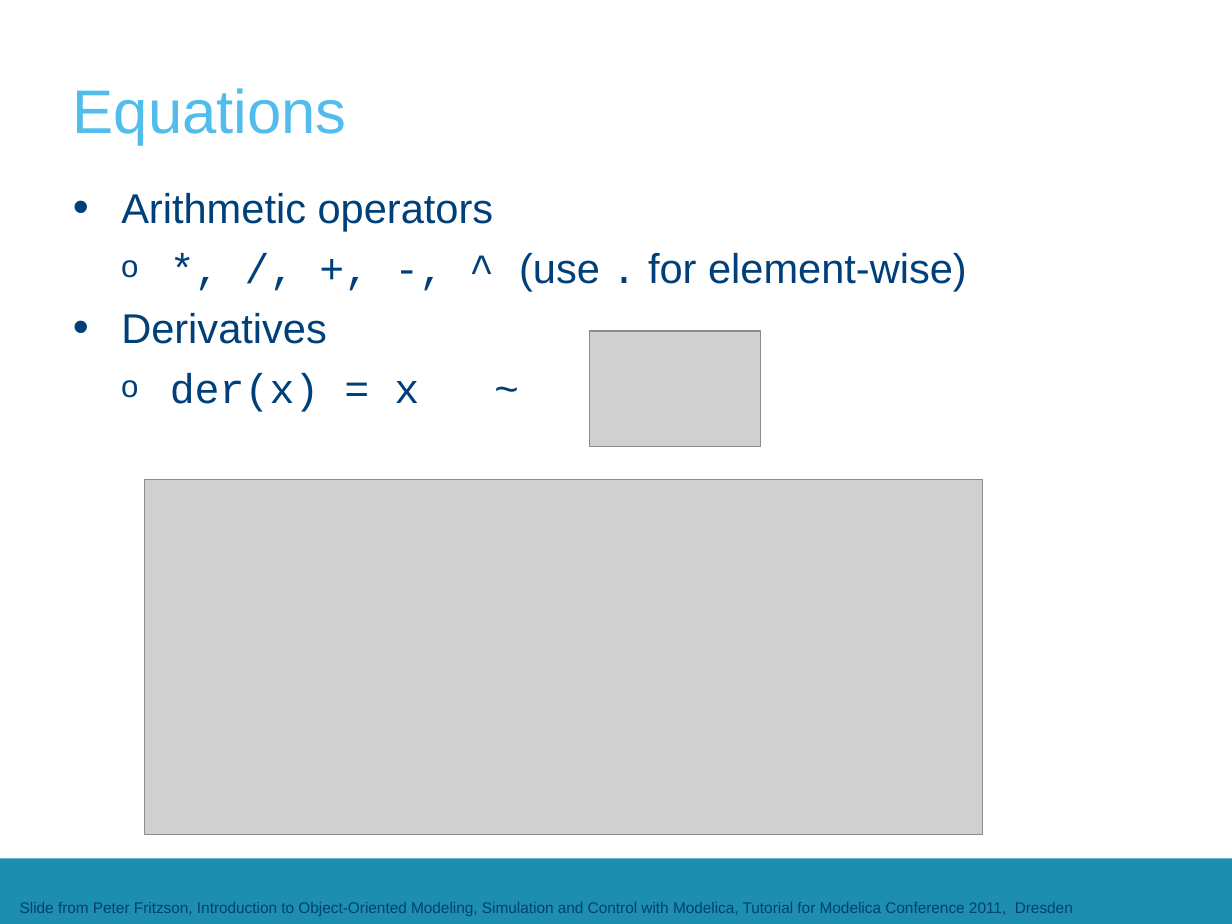
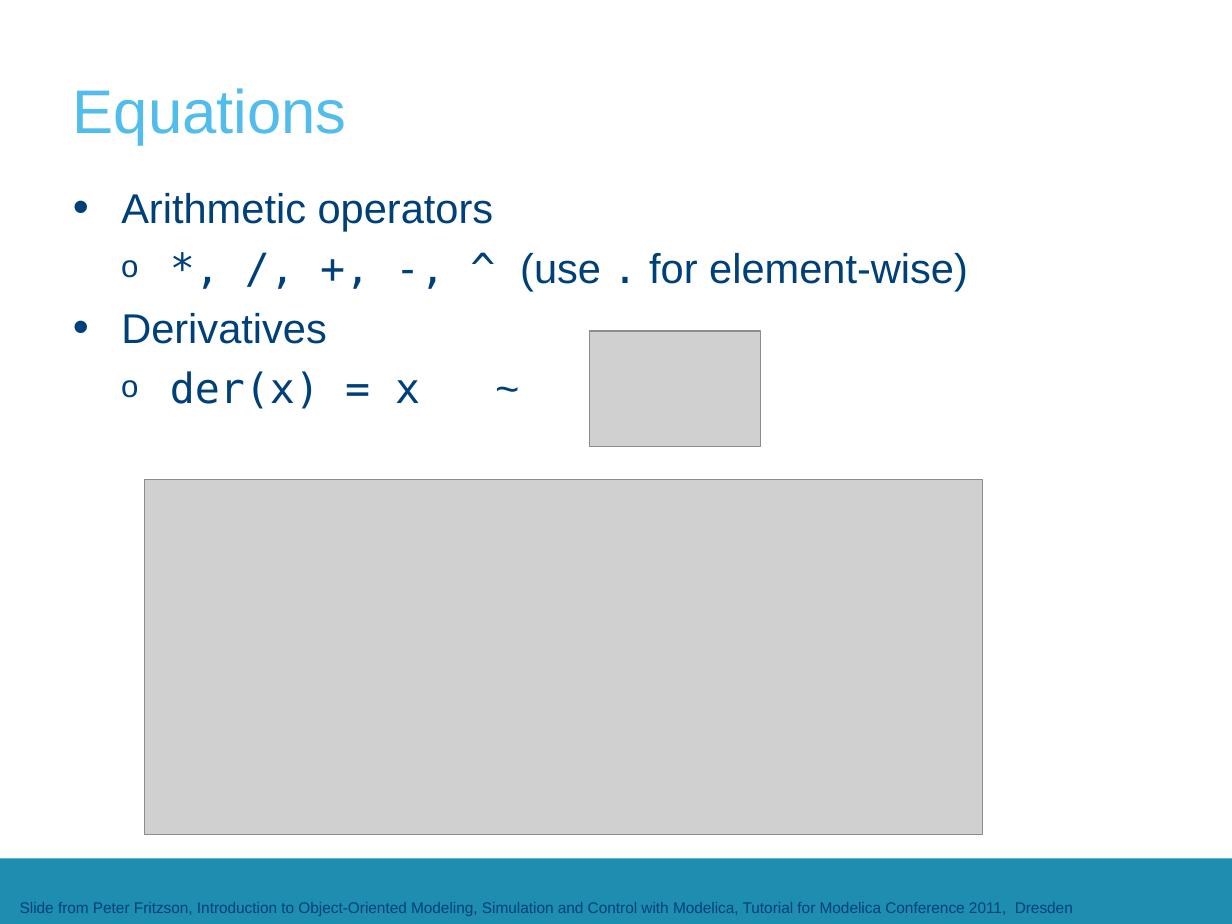
Before and after one commit to open-ideas/__CrashCourse__, a slide deck: slide 21 of 2017-2018/Presentations/CrashCourse_2016.pptx (slide 19 before the commit). Drawn at 1232x924 pixels with LibreOffice and Linux fonts; fonts in the diff are those of the drawing; grey boxes stand for pictures; background and template pictures are left out. Boxes give left, top, right and bottom in pixels: in the first picture for what was removed or moved away, otherwise in the second. Text is boxed around its words. In the diff, an @@ line names an element or a change of style, - is before the commit and + after.

```diff
--- a/2017-2018/Presentations/CrashCourse_2016.pptx
+++ b/2017-2018/Presentations/CrashCourse_2016.pptx
@@ text at (170,253,968,409): font Courier New to DejaVu Sans Mono in "*, /, +, -, ^ .", "der(x) = x" @@
```
Also in this commit, not shown: 5 other slides changed, 1 slide added.
